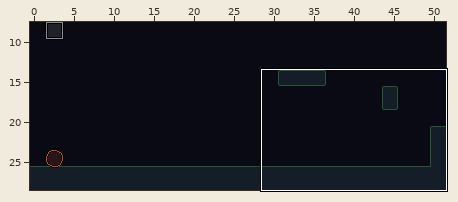
Two versions of a level (LDtk project, res/levels.ldtk). Above, an overview of the earlier version with the close-up marked.
Close-up. As it was:
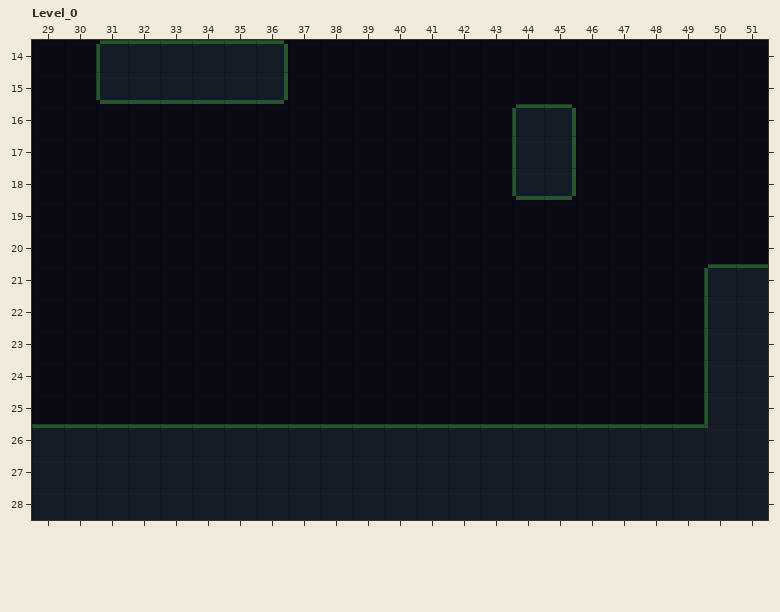
Cells are 8x8 px. Shown: Level_0 x 29..51, y 14..28. The commit also changed other parts of the map, which this record leaves out.
Once edited:
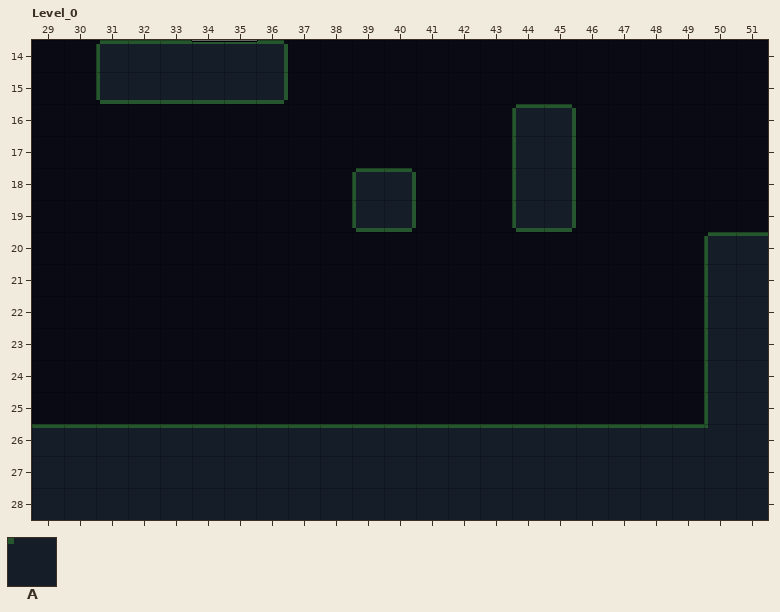
Key: from "IntGrid": A 1 "Ground".
_ is an empty cell.
Difference:
Layer "IntGrid":
Tile A now appears in row 18 at x 39 to 40; in row 19 at x 39 to 40 and 44 to 45; in row 20 at x 50 to 51.
